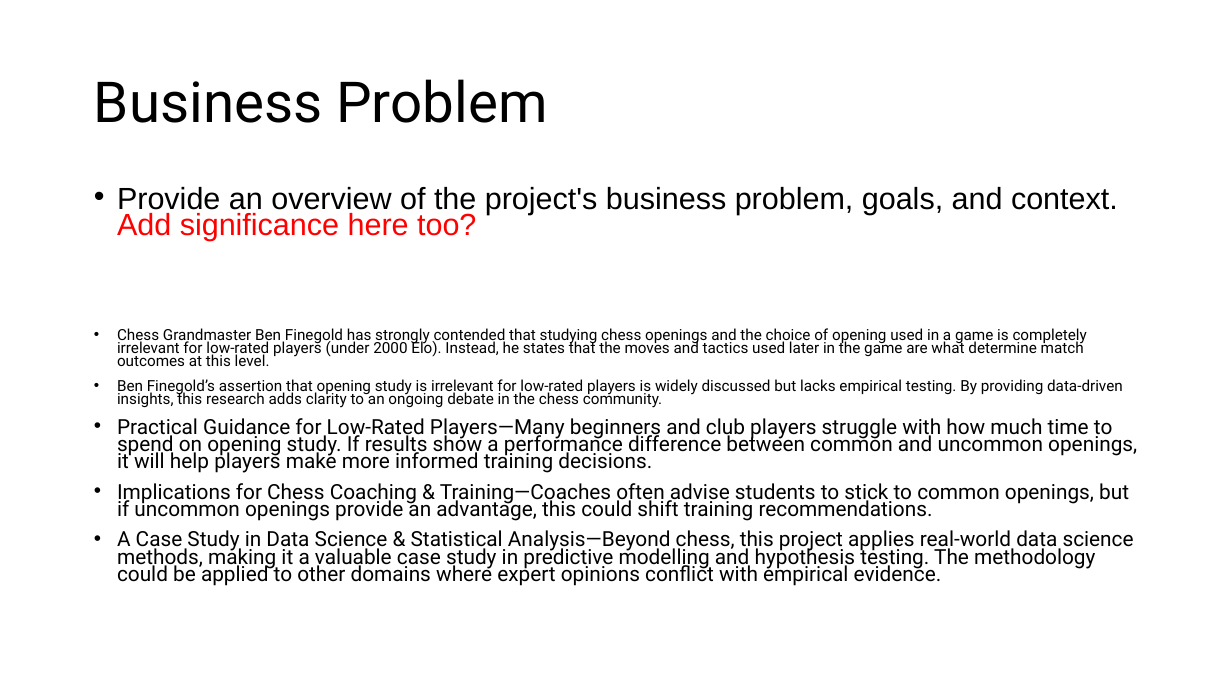
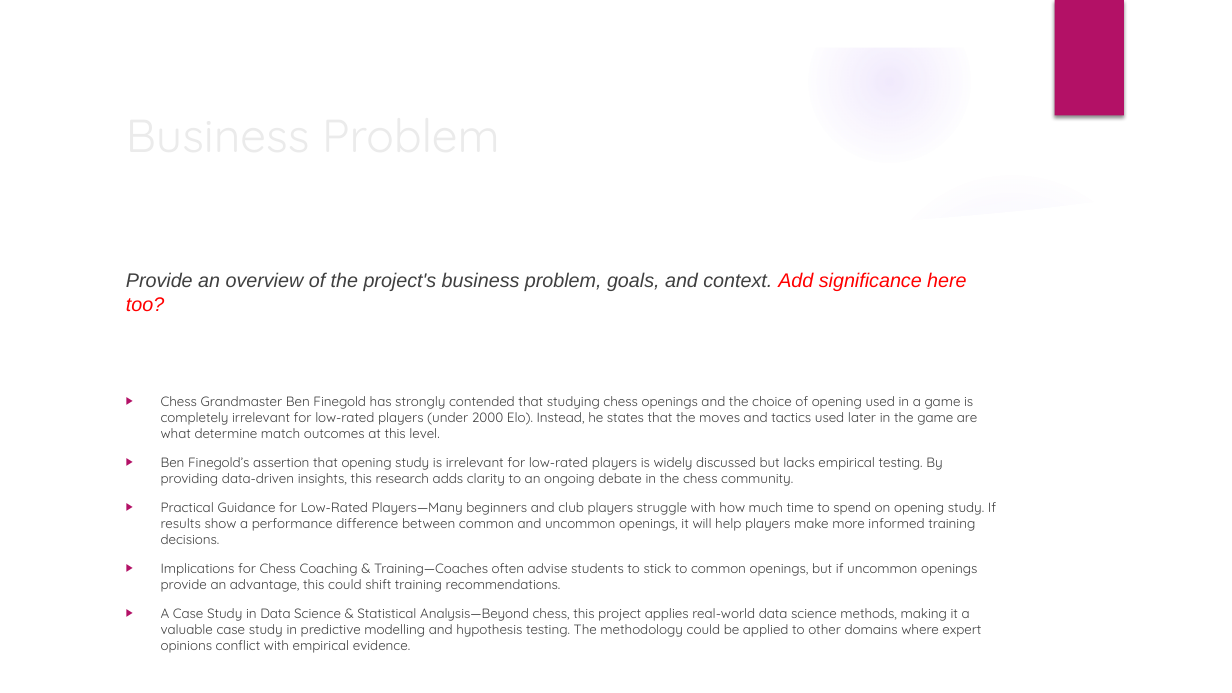
Before and after one commit to jmurphy172/group4_project, a slide deck: slide 4 of project_docs/Presentation Draft.pptx. Drawn at 1232x693 pixels with LibreOffice and Linux fonts; fonts in the diff are those of the drawing; background and template pictures are left out. Boxes give left, top, right and bottom in pixels: in the first picture for what was removed or moved away, otherwise in the second. Text is boxed around its words. In the diff, an @@ line names an element or a change of style, - is before the commit and + after.

```diff
--- a/project_docs/Presentation Draft.pptx
+++ b/project_docs/Presentation Draft.pptx
@@ group added at [0, 0, 1232, 693]: 5 ellipses, 3 freeform shapes @@
@@ rectangle added at [1055, 0, 1124, 116], fill #B31166 @@
@@ title "Business Problem": place and size @@
-title "Business Problem" at [94, 79, 547, 123]
+title "Business Problem" at [442, 272, 602, 291]
@@ title "Business Problem" at [442, 272, 602, 291]: size 44 to 36 pt, font Roboto to Quicksand, text colour #000000 to #EBEBEB; line spacing 0.9 to 1 @@
@@ text "Provide an overview of the ...": place and size @@
-text "Provide an overview of the ..." at [117, 187, 1137, 586]
+text "Provide an overview of the ..." at [126, 272, 996, 653]
@@ text "Provide an overview of the ..." at [126, 272, 996, 653]: size 23.8 to 15.4 pt, italic on in "Provide an overview of the project's business ..."; text colour #000000 to #404040, font Roboto to Quicksand; size 11.9 to 10.4 pt in "Chess Grandmaster Ben Finegold has strongly contended ...", "Ben Finegold’s assertion that opening study is ..."; size 16.1 to 10.4 pt in "Practical Guidance for Low-Rated Players—Many beginners and ...", "Implications for Chess Coaching & Training—Coaches often ...", "A Case Study in Data Science & ..."; bullet • to none; line spacing 0.7 to 1; bullet • to ▶ @@
```
Also in this commit, not shown: 14 other slides changed, 1 slide added, 1 other file.
